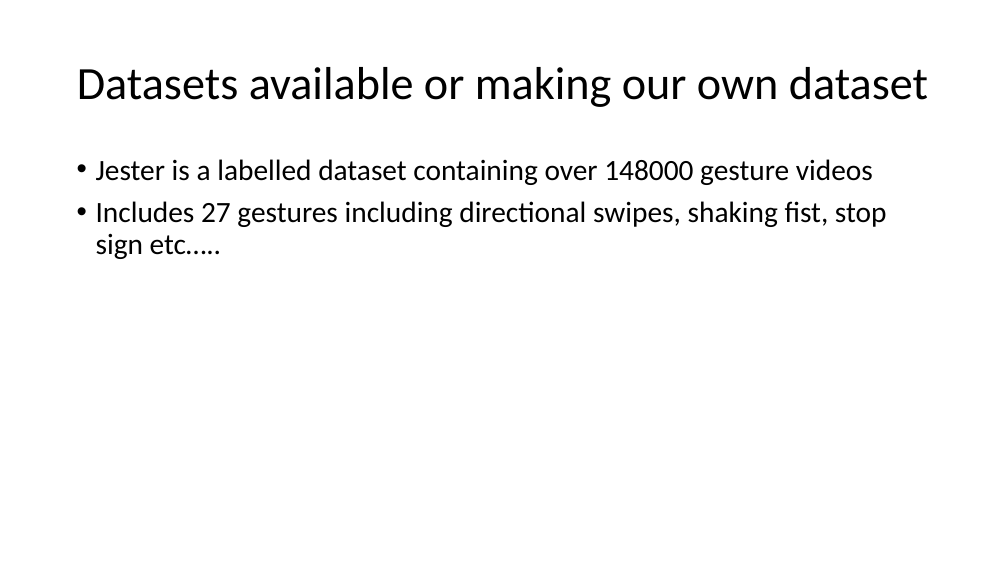
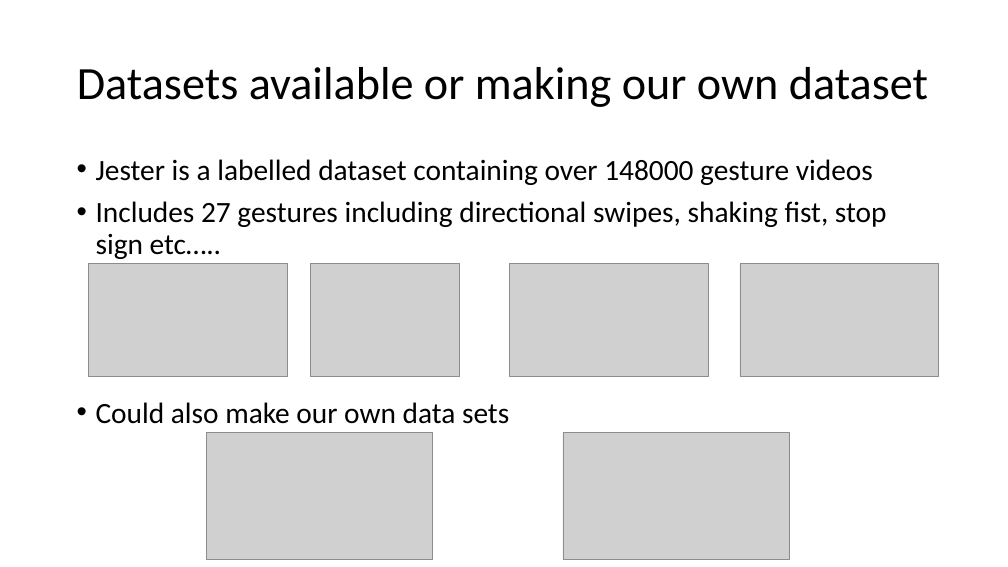
Before and after one commit to Inder95/CeADAR---Gesture-Recognition, a slide deck: slide 4 of CeADAR-Gesture_presentation.ppt. Drawn at 1008x567 pixels with LibreOffice and Linux fonts; fonts in the diff are those of the drawing; grey boxes stand for pictures. Boxes give left, top, right and bottom in pixels: in the first picture for what was removed or moved away, otherwise in the second. Text is boxed around its words. In the diff, an @@ line names an element or a change of style, - is before the commit and + after.

```diff
--- a/CeADAR-Gesture_presentation.ppt
+++ b/CeADAR-Gesture_presentation.ppt
@@ picture added at <box>88,264,287,376</box> @@
@@ picture added at <box>311,264,459,376</box> @@
@@ picture added at <box>509,264,708,376</box> @@
@@ picture added at <box>740,264,938,376</box> @@
@@ text at <box>96,402,509,424</box>: paragraph added @@
+• Could also make our own data sets
@@ picture added at <box>206,432,432,559</box> @@
@@ picture added at <box>563,432,789,559</box> @@
```
Also in this commit, not shown: 1 other slide changed.
